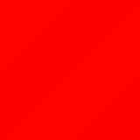
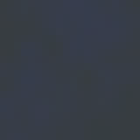
Two versions of the same layered image (140 × 140). Layer-by-layer changes:
added layer "starry" (12%) above "Lasombrium" over [left=0, top=0, right=140, bottom=140]
painted on "Lasombrium" over [left=0, top=0, right=140, bottom=140]
"Background": opacity 100% → 17% over [left=0, top=0, right=140, bottom=140]
